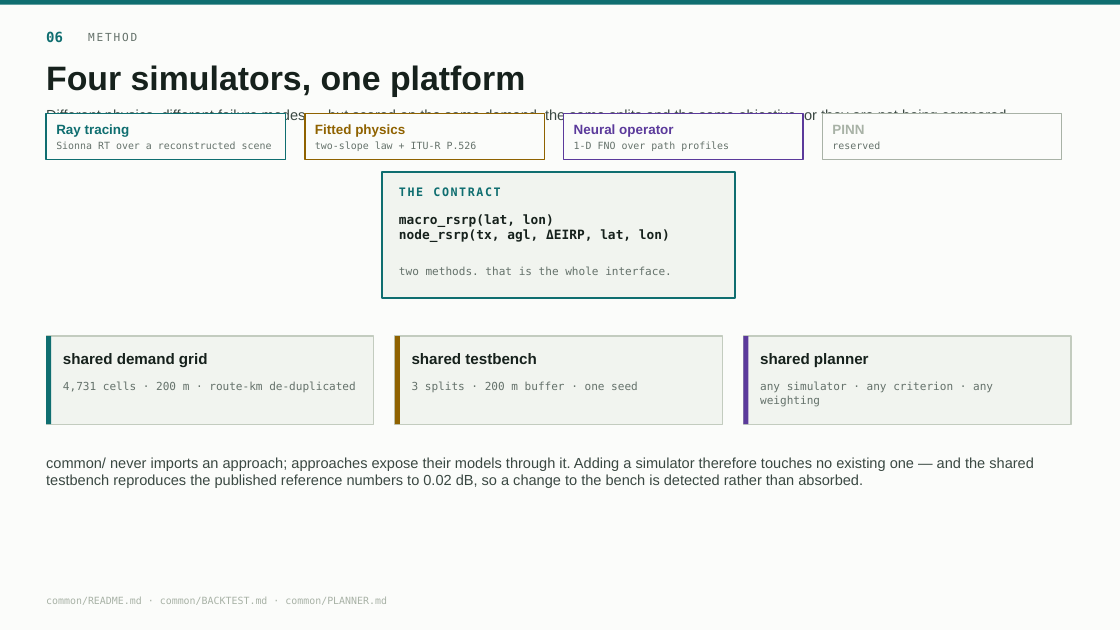
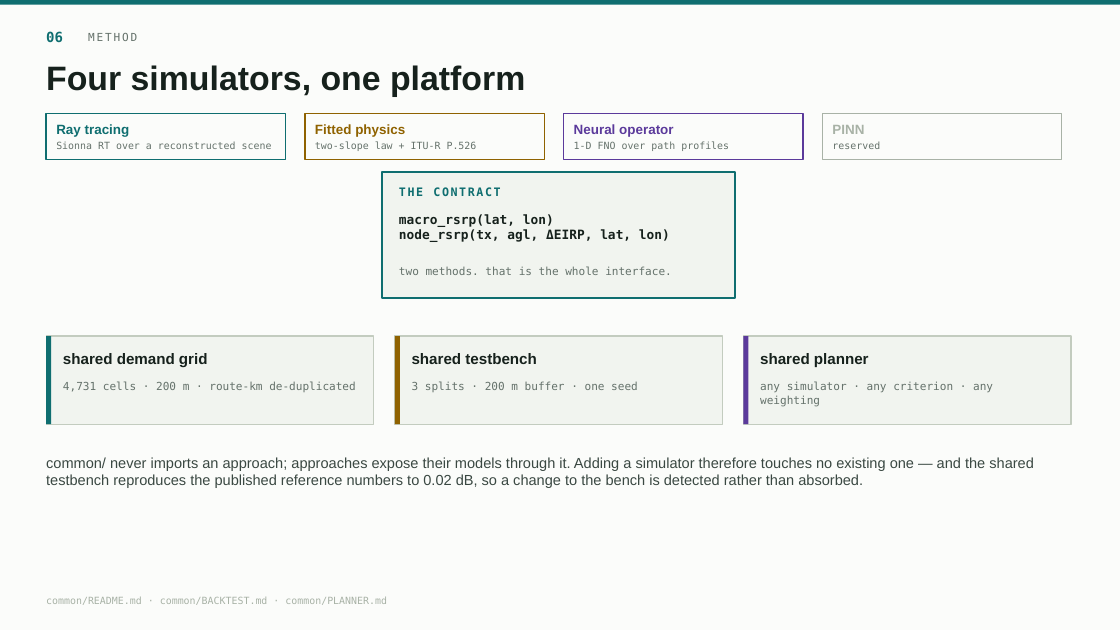
Before and after one commit to mtang724/arathon-c03-rural-infrastructure-placement, a slide deck: slide 6 of ARA_Challenge3.pptx. Drawn at 1120x630 pixels with LibreOffice and Linux fonts; fonts in the diff are those of the drawing. Boxes give left, top, right and bottom in pixels: in the first picture for what was removed or moved away, otherwise in the second. Text is boxed around its words. In the diff, an @@ line names an element or a change of style, - is before the commit and + after.

Commit message:
Fix overlapping shapes in the deck; add a geometry checker that catches them
python-pptx places shapes at absolute coordinates and never reflows, so a text
box that needs more room than it was given does not push anything down -- it
draws straight over whatever is beneath it, silently. Counting shapes cannot see
that. common/check_deck.py estimates the lines each box actually needs and
reports off-slide shapes, overflowing text and text-over-text collisions.

It found 22 problems across all 14 slides. Three were real:

- slide 6, the subtitle was drawn through the four simulator cards below it. The
  subtitle is gone and the point it made is restated at the foot of the slide,
  where there is room
- slide 9, a title too long for its one-line box wrapped onto the subtitle
- slide 14, the recommended site's latitude and longitude at 25pt wrapped out of
  the KPI value box and over its own caption. kpi() now takes a value size, since
  a coordinate pair is a long string rather than a short number

The rest were the slide-number box being 0.10in wider than the two characters in
it, which never collided visually; the box is narrowed so the check stays quiet
and stays useful.

Deck now reports no geometry problems.

```diff
--- a/ARA_Challenge3.pptx
+++ b/ARA_Challenge3.pptx
@@ text removed at [46,109,1011,123] @@
-Different physics, different failure modes — but scored on the same demand, the same splits and the same objective, or they are not being compared.
```
Also in this commit, not shown: 13 other slides changed, 3 other files.
